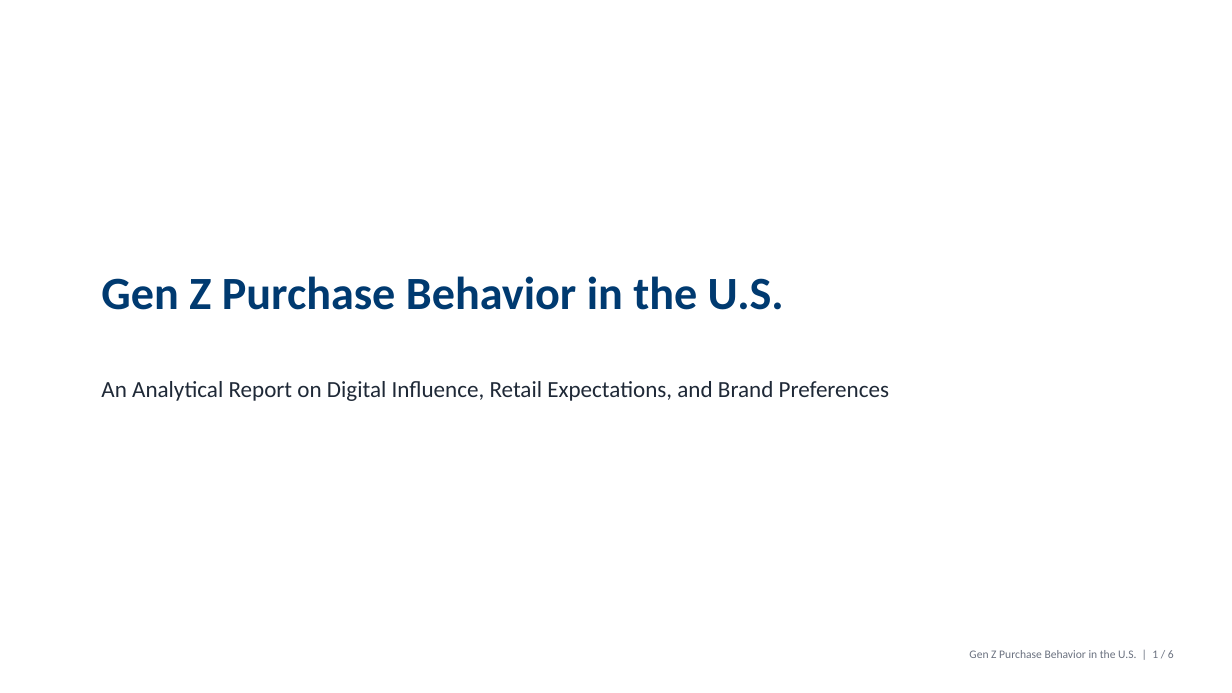
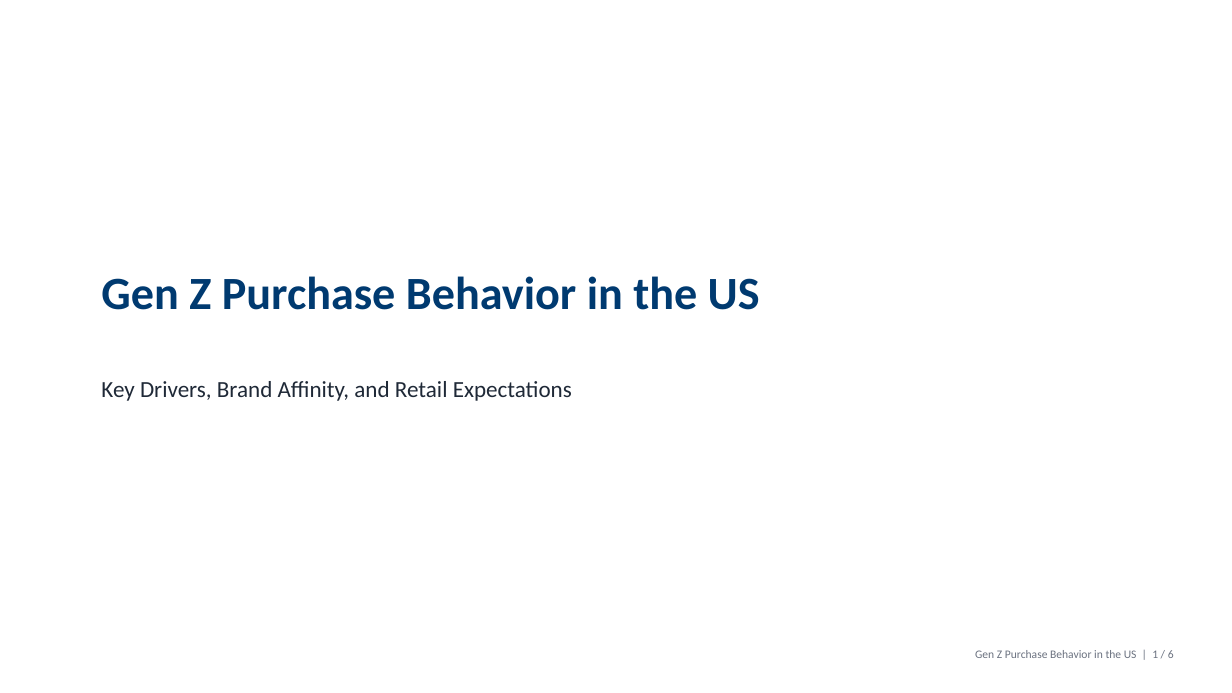
Before and after one commit to LikhithaReddipalli/Statista_challenge, a slide deck: slide 1 of results/presentation_With_LLM.pptx. Drawn at 1232x693 pixels with LibreOffice and Linux fonts; fonts in the diff are those of the drawing. Boxes give left, top, right and bottom in pixels: in the first picture for what was removed or moved away, otherwise in the second. Text is boxed around its words. In the diff, an @@ line names an element or a change of style, - is before the commit and + after.

```diff
--- a/results/presentation_With_LLM.pptx
+++ b/results/presentation_With_LLM.pptx
@@ text at [101, 276, 760, 310]: text changed @@
-Gen Z Purchase Behavior in the U.S.
+Gen Z Purchase Behavior in the US
@@ text at [101, 381, 572, 401]: text changed @@
-An Analytical Report on Digital Influence, Retail Expectations, and Brand Preferences
+Key Drivers, Brand Affinity, and Retail Expectations
@@ text at [975, 650, 1174, 658]: text changed @@
-Gen Z Purchase Behavior in the U.S. | 1 / 6
+Gen Z Purchase Behavior in the US | 1 / 6
```
Also in this commit, not shown: 5 other slides changed, 2 other files.
